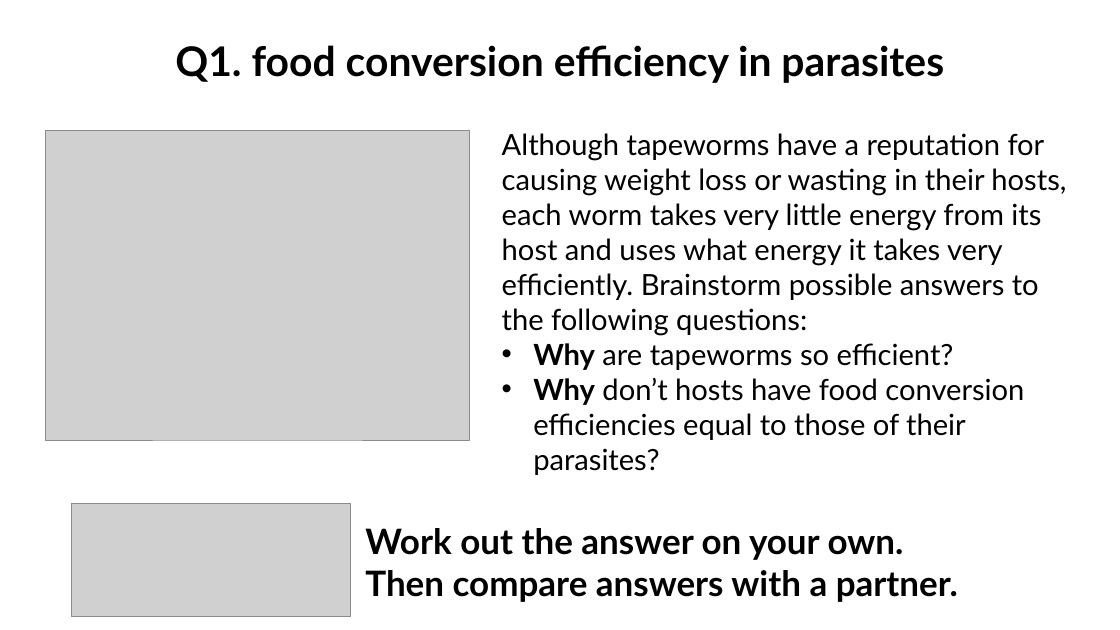
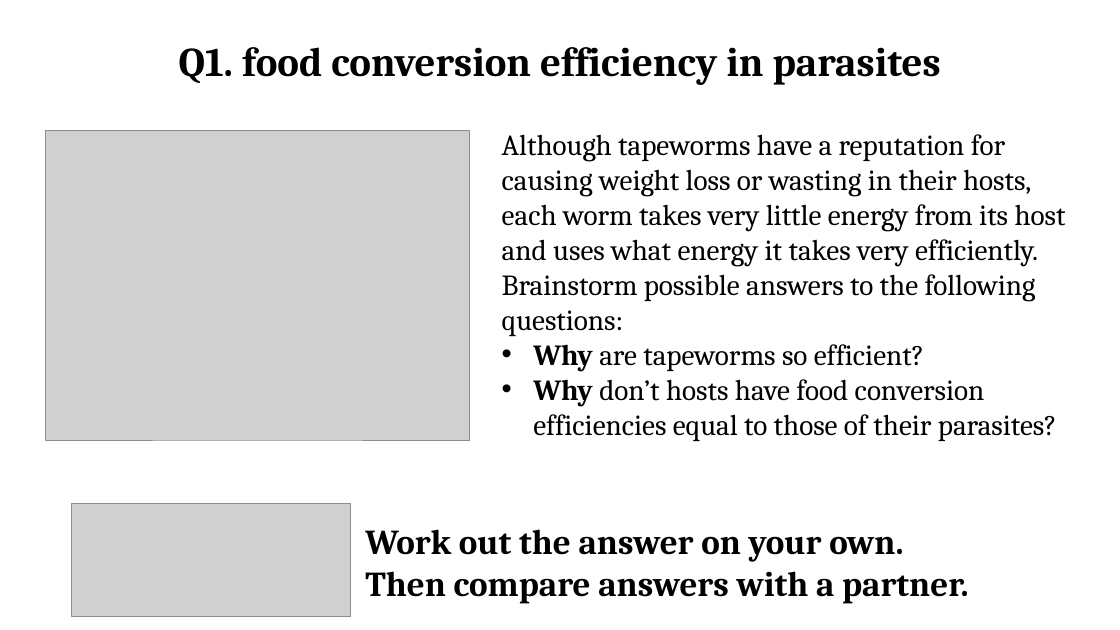
Before and after one commit to wood-lab/fish_406, a slide deck: slide 2 of docs/lectures/in-class_activities/class_2.pptx. Drawn at 1120x630 pixels with LibreOffice and Linux fonts; fonts in the diff are those of the drawing; grey boxes stand for pictures. Boxes give left, top, right and bottom in pixels: in the first picture for what was removed or moved away, otherwise in the second. Text is boxed around its words. In the diff, an @@ line names an element or a change of style, - is before the commit and + after.

```diff
--- a/docs/lectures/in-class_activities/class_2.pptx
+++ b/docs/lectures/in-class_activities/class_2.pptx
@@ font Lato to Cambria in 3 elements at <box>179,47,941,85</box>, <box>365,529,969,604</box>, <box>502,134,1066,442</box> @@
```
Also in this commit, not shown: 6 other slides changed, 1 slide added, 1 slide removed, 9 other files.
